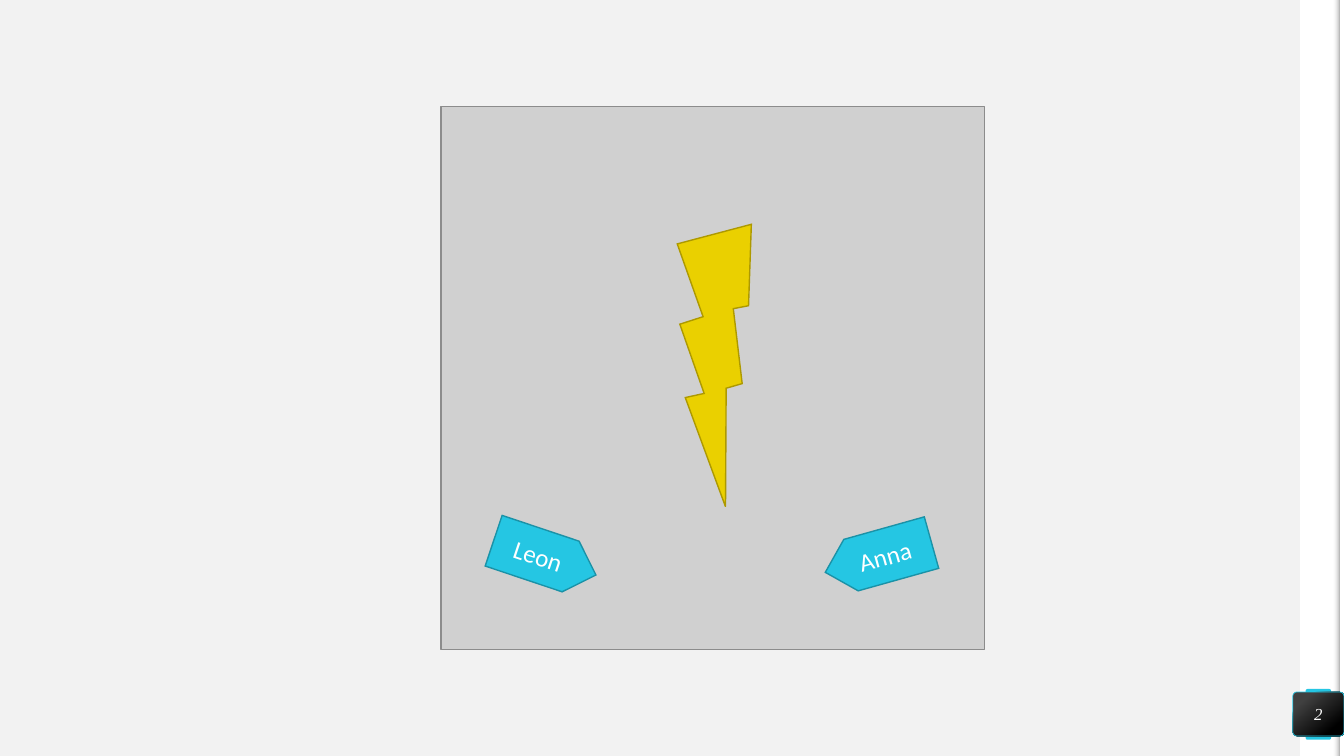
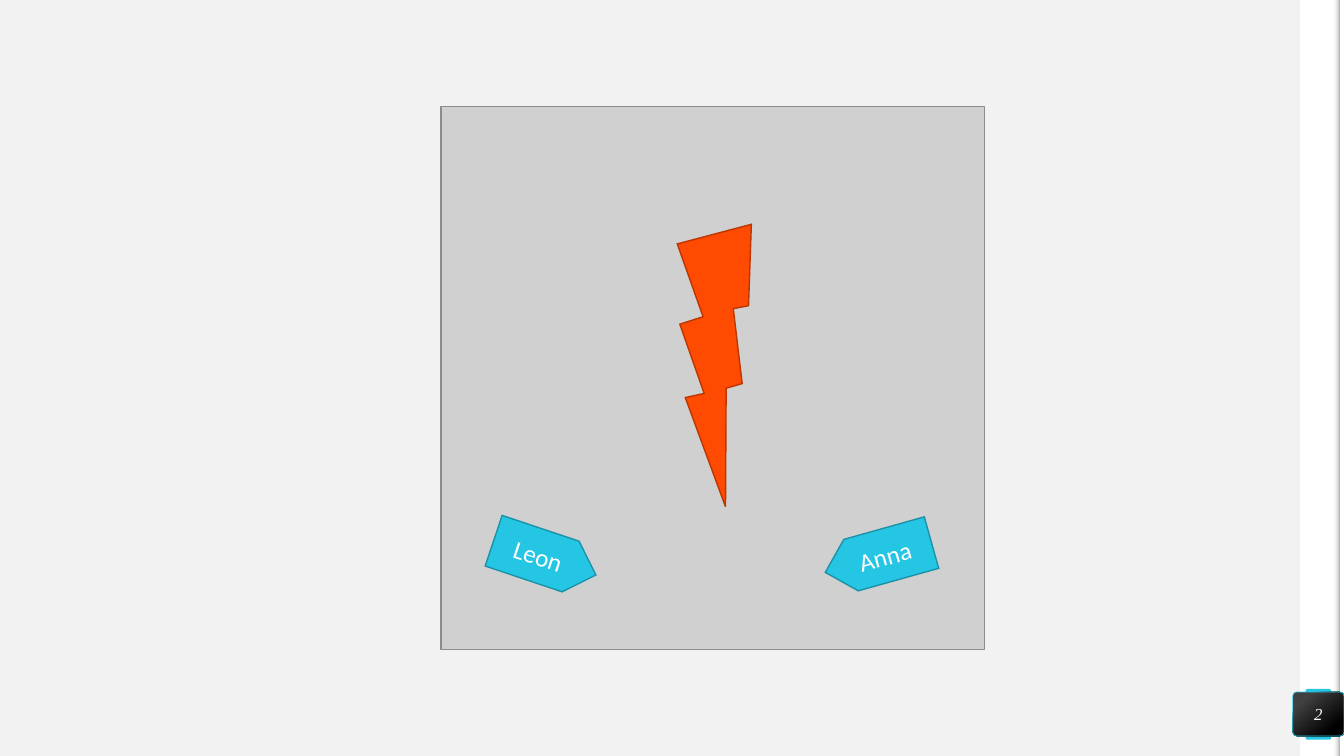
Before and after one commit to schmelto/ImpactHackathon, a slide deck: slide 2 of PitchPresentation/FinderPitchPresentation.pptx. Drawn at 1344x756 pixels with LibreOffice and Linux fonts; fonts in the diff are those of the drawing; grey boxes stand for pictures. Boxes give left, top, right and bottom in pixels: in the first picture for what was removed or moved away, otherwise in the second. Text is boxed around its words. In the diff, an @@ line names an element or a change of style, - is before the commit and + after.

Commit message:
presentation

```diff
--- a/PitchPresentation/FinderPitchPresentation.pptx
+++ b/PitchPresentation/FinderPitchPresentation.pptx
@@ lightning bolt at <box>587,199,836,506</box>: fill #EAD000 to #FF4A01; outline #AD9A00 1 pt to #BD3701 1 pt @@
```
Also in this commit, not shown: 1 slide added.
